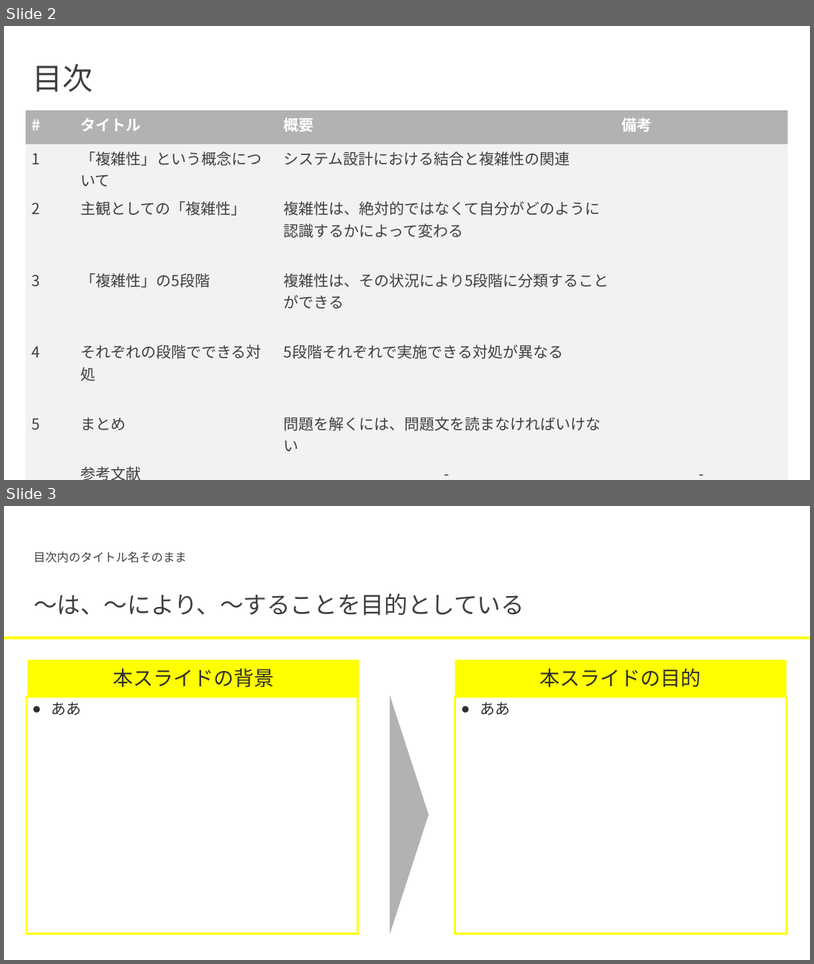
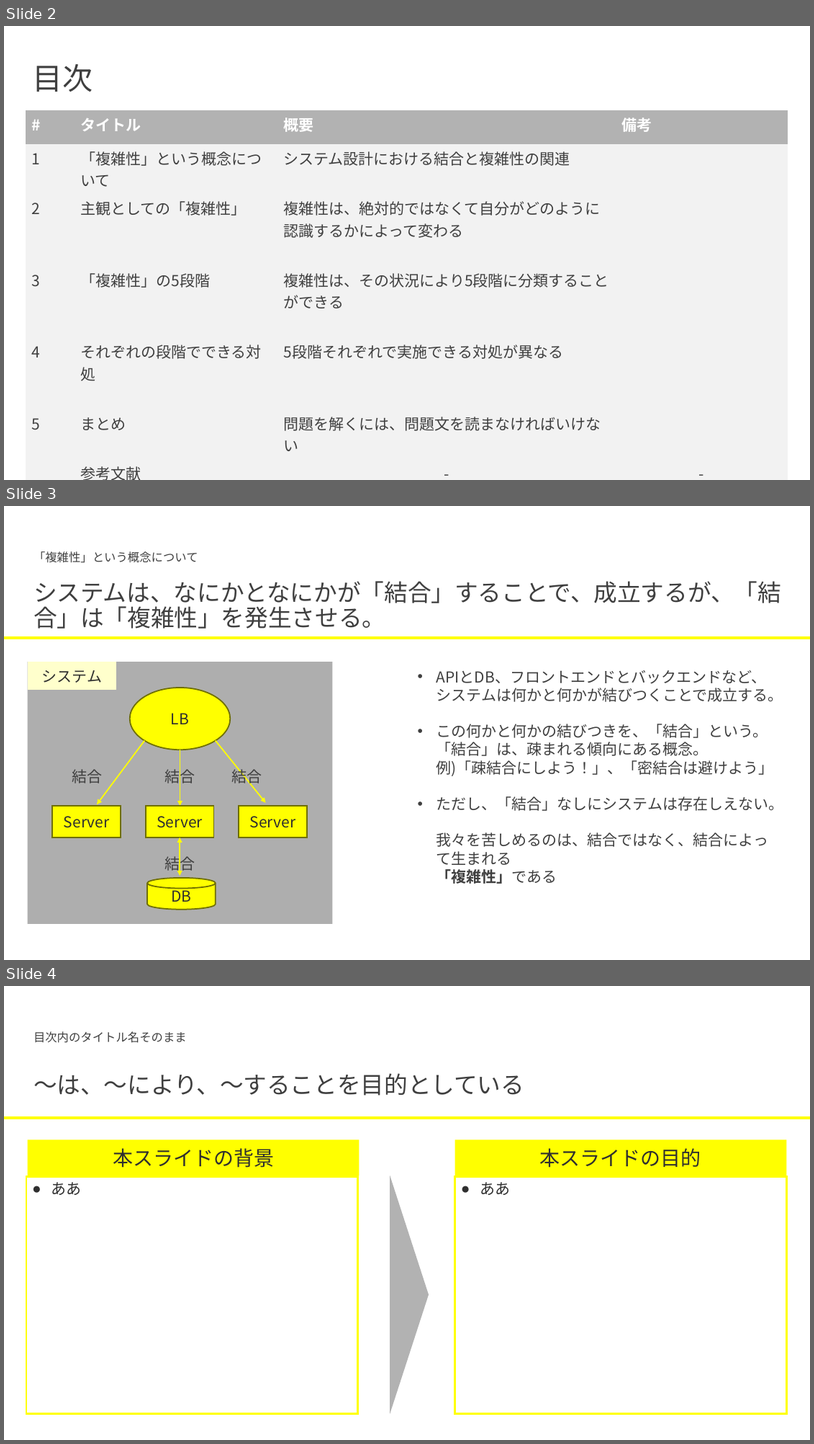
Before and after one commit to hiroki-pixel/tech_it_output_for_LT, a slide deck: Design/複雑性_5分類とそれぞれで可能な対処について.pptx. Shown one above the other, each under a label of ours: slides 2 and 3 before the commit, slides 2, 3 and 4 after it. The pictures are 814x964 and 814x1444 pixels, drawn with LibreOffice and Linux fonts; fonts in the diff are those of the drawing. Boxes give left, top, right and bottom in pixels: in the first picture for what was removed or moved away, otherwise in the second. Text is boxed around its words. In the diff, an @@ line names an element or a change of style, - is before the commit and + after.

Commit message:
fetch:design add slide

```diff
--- a/Design/複雑性_5分類とそれぞれで可能な対処について.pptx
+++ b/Design/複雑性_5分類とそれぞれで可能な対処について.pptx
@@ slide 3 added at (4,506,810,960), background #FFFFFF @@
@@ text added at (34,551,198,563), 14 pt, text #3F3F3F @@
+「複雑性」という概念について
@@ text added at (34,581,782,628), 28 pt, text #3F3F3F @@
+システムは、なにかとなにかが「結合」することで、成立するが、「結合」は「複雑性」を発生させる。
@@ line added from (4, 638) to (810, 638), #FFFF00 3 pt @@
@@ rectangle added at (28,662,332,924), fill #AEAEAE @@
@@ rectangle added at (28,662,116,690), fill #FFFFCC, 18 pt, text #2F2F2F @@
+システム
@@ text added at (437,670,784,865), 18 pt, text #3F3F3F @@
+• APIとDB、フロントエンドとバックエンドなど、
+  システムは何かと何かが結びつくことで成立する。
+• この何かと何かの結びつきを、「結合」という。
+  「結合」は、疎まれる傾向にある概念。
+  例)「疎結合にしよう！」、「密結合は避けよう」
+• ただし、「結合」なしにシステムは存在しえない。
+  我々を苦しめるのは、結合ではなく、結合によって生まれる
+  「複雑性」である
@@ ellipse added at (130,687,230,750), fill #FFFF00, outline #707000 1.5 pt, 18 pt, text #2F2F2F @@
+LB
@@ arrow added from (144, 741) to (97, 804), #FFFF00 1.5 pt @@
@@ arrow added from (216, 741) to (266, 803), #FFFF00 1.5 pt @@
@@ arrow added from (180, 750) to (180, 806), #FFFF00 1.5 pt @@
@@ text added at (72,769,102,783), 18 pt, text #3F3F3F @@
+結合
@@ text added at (165,767,195,785), 18 pt, text #3F3F3F @@
+結合
@@ text added at (232,767,262,785), 18 pt, text #3F3F3F @@
+結合
@@ rectangle added at (52,806,121,837), fill #FFFF00, outline #707000 1.5 pt, 18 pt, text #2F2F2F @@
+Server
@@ rectangle added at (146,806,214,837), fill #FFFF00, outline #707000 1.5 pt, 18 pt, text #2F2F2F @@
+Server
@@ rectangle added at (239,806,307,837), fill #FFFF00, outline #707000 1.5 pt, 18 pt, text #2F2F2F @@
+Server
@@ double arrow added from (180, 837) to (180, 875), #FFFF00 1.5 pt @@
@@ text added at (165,854,195,872), 18 pt, text #3F3F3F @@
+結合
@@ cylinder added at (147,878,216,909), fill #FFFF00, outline #707000 1.5 pt, 18 pt, text #2F2F2F @@
+DB
@@ what was slide 3 is now slide 4 @@
```
